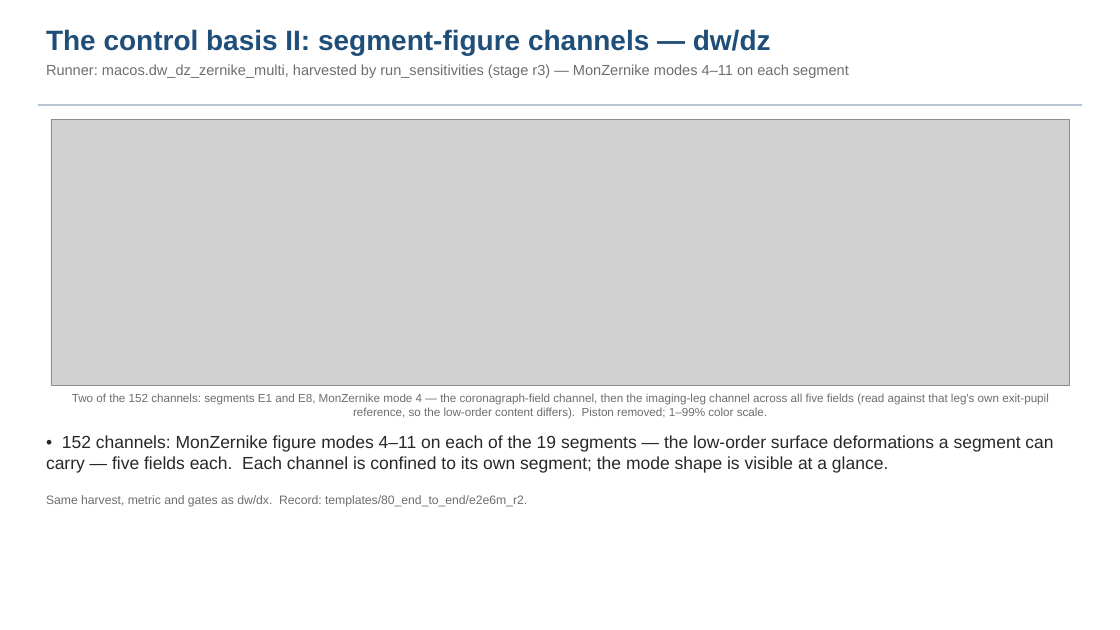
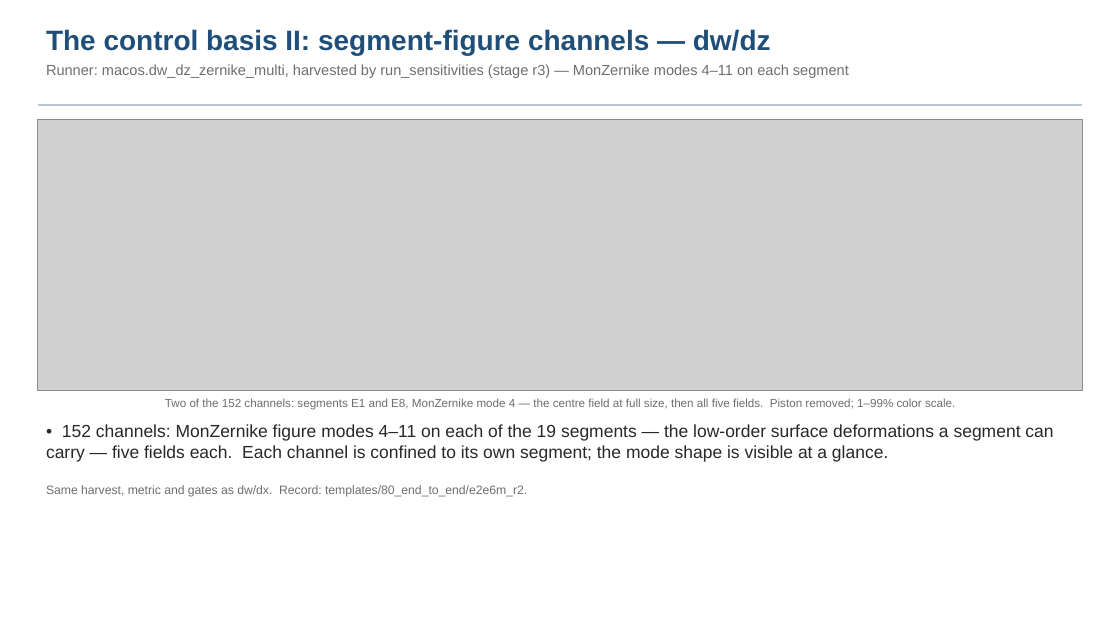
Before and after one commit to nasa-jpl/macos, a slide deck: slide 23 of demo_session/baseline_pass3.pptx. Drawn at 1120x630 pixels with LibreOffice and Linux fonts; fonts in the diff are those of the drawing; grey boxes stand for pictures. Boxes give left, top, right and bottom in pixels: in the first picture for what was removed or moved away, otherwise in the second. Text is boxed around its words. In the diff, an @@ line names an element or a change of style, - is before the commit and + after.

```diff
--- a/demo_session/baseline_pass3.pptx
+++ b/demo_session/baseline_pass3.pptx
@@ picture: place and size @@
-picture at bbox=[51, 119, 1070, 386]
+picture at bbox=[38, 119, 1082, 390]
@@ text "• 152 channels: MonZernike figure ...": place and size @@
-text "• 152 channels: MonZernike figure ..." at bbox=[46, 435, 1053, 473]
+text "• 152 channels: MonZernike figure ..." at bbox=[46, 424, 1053, 462]
@@ text at bbox=[165, 398, 955, 410]: text changed @@
-Two of the 152 channels: segments E1 and E8, MonZernike mode 4 — the coronagraph-field channel, then the imaging-leg channel across all five fields (read against that leg's own exit-pupil reference, so the low-order content differs). Piston removed; 1–99% color scale.
+Two of the 152 channels: segments E1 and E8, MonZernike mode 4 — the centre field at full size, then all five fields. Piston removed; 1–99% color scale.
@@ text "Same harvest, metric and gates ...": place and size @@
-text "Same harvest, metric and gates ..." at bbox=[46, 495, 527, 507]
+text "Same harvest, metric and gates ..." at bbox=[46, 485, 527, 497]
```
Also in this commit, not shown: 2 other slides changed, 7 other files.
